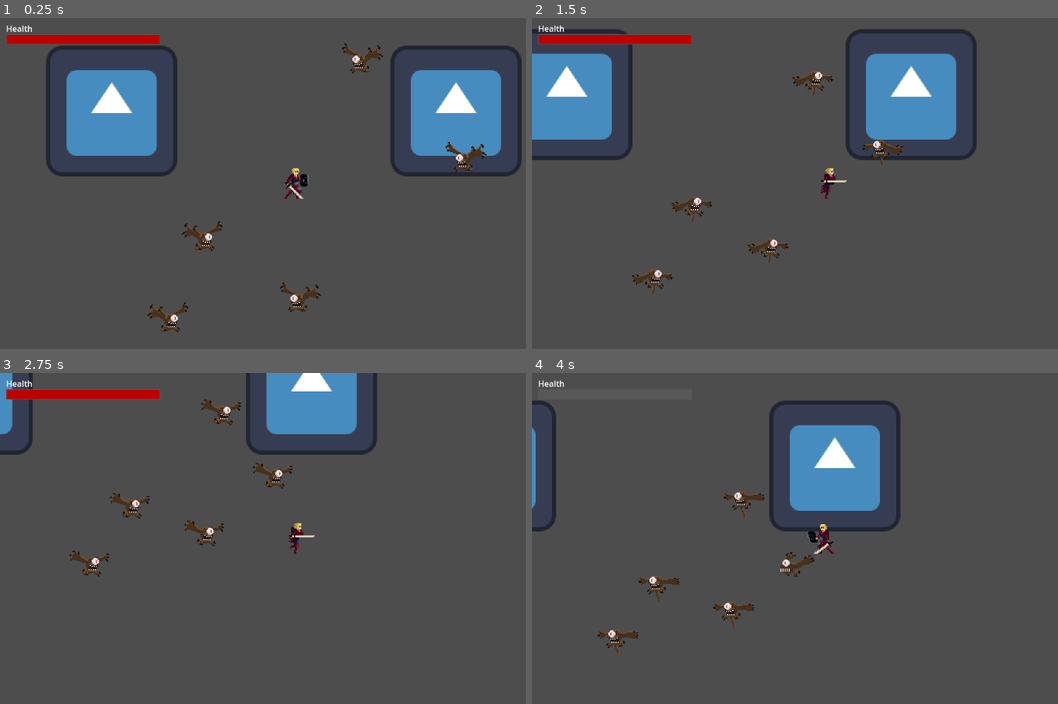
Above: before the commit, frames 1-4 (two rows, left to right).
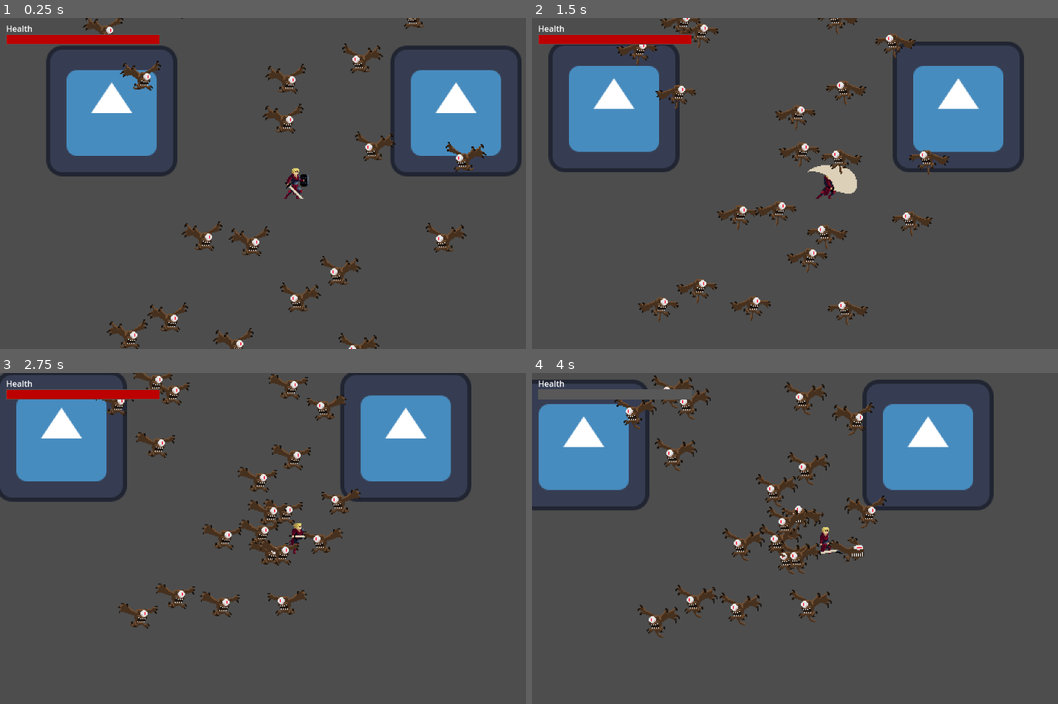
Above: after the commit, the same moments.

Repository: PolyBytes/Jame-Gam-39
Game: Godot game, scene res://Levels/Prototyping.tscn
Two runs of this game, one before a commit and one after it. Both use one fixed random seed, a clock stepped at 60 frames per second and the inputs below. The engine's default icon, where the game draws it, is replaced by a stand-in: a white triangle on a blue panel in a dark square.
Inputs (mouse positions are in pixels of both pictures, inside the frame that each line leads up to):
- Up to frame 1 (0.25 s): no input
- Up to frame 2 (1.5 s): move the mouse to (958, 166) at 0.52 s; hold D (move_right) 0.53-1.28 s; click (958, 166) at 0.6 s; move the mouse to (710, 200) at 1.27 s; hold S (move_down) from 1.28 s (still down); click (710, 200) at 1.35 s
- Up to frame 3 (2.75 s): move the mouse to (352, 465) at 2.02 s; release S (move_down) at 2.03 s; hold D (move_right) from 2.03 s (still down); click (352, 465) at 2.1 s
- Up to frame 4 (4 s): move the mouse to (795, 604) at 2.77 s; release D (move_right) at 2.78 s; hold W (move_up) 2.78-3.53 s; click (795, 604) at 2.85 s; move the mouse to (1005, 588) at 3.52 s; hold A (move_left) from 3.53 s (still down); click (1005, 588) at 3.6 s

The runs differ from the first frame. In frame 1, 2.6% of the frame differs, in the area x 15-89%, y 0-100%; in frame 2, 19%; in frame 3, 19%; in frame 4, 21%, in the area x 0-88%, y 0-86%.

Commit message:
Added Attack Animation, Refactored Flying Eye Code

Diff:
--- a/Autoloads/SpawnManager.gd
+++ b/Autoloads/SpawnManager.gd
@@ -8,7 +8,7 @@
 	spawn_wave()
 
 func spawn_wave():
-	for i in range(5):
+	for i in range(20):
 		var enemy = flying_eye.instantiate()
 
 		enemy.position.x = randi_range(-200, 200)
--- /dev/null
+++ b/Enemies/Base/Enemy.gd
@@ -0,0 +1 @@
+class_name Enemy extends Area2D
--- a/Enemies/Flying-Eye/FlyingEye.gd
+++ b/Enemies/Flying-Eye/FlyingEye.gd
@@ -1,4 +1,4 @@
-extends Area2D
+extends Enemy
 
 @onready var animation_tree: AnimationTree = $AnimationTree
 @onready var animation_state = animation_tree.get("parameters/playback")
@@ -13,36 +13,27 @@
 var min_sprite_orientation_distance: float = 0
 var velocity: Vector2 = Vector2.ZERO
 var target_player: CharacterBody2D
+var distance_to_target: float
 
 func _ready():
 	target_player = get_tree().get_first_node_in_group("player")
 
 func _process(delta):
+	handle_player_targeting(delta)
+	handle_attacking()
+
+func handle_player_targeting(delta: float):
 	if not target_player:
 		return
 
 	var movement_direction: Vector2 = position.direction_to(target_player.position)
-	var distance_to_target: float = position.distance_to(target_player.position)
+	distance_to_target = position.distance_to(target_player.position)
 
 	if distance_to_target > min_sprite_orientation_distance:
 		if target_player.is_slain:
 			$Sprite2D.flip_h = false if movement_direction.x < 0 else true
 		else:
 			$Sprite2D.flip_h = true if movement_direction.x < 0 else false
-
-	#var look_position: Vector2 = target_player.position
-	#
-	#if $Sprite2D.flip_h:
-		#look_position.x = -look_position.x
-	#else:
-		#look_position.x = abs(look_position.x)
-	#
-	#look_at(look_position)
-
-	if distance_to_target < attack_distance:
-		if attack_cooldown.time_left == 0:
-			attack_cooldown.start()
-			animation_state.travel("attack")
 
 	if animation_state.get_current_node() == "idle":
 		velocity = movement_direction * movement_speed * delta
@@ -55,6 +46,12 @@
 			elif distance_to_target < too_close_distance:
 				position -= velocity
 
+func handle_attacking():
+	if distance_to_target > attack_distance:
+		if attack_cooldown.time_left == 0:
+			attack_cooldown.start()
+			animation_state.travel("attack")
+
 	if attack_can_hit:
 		if overlaps_body(target_player):
 			target_player.take_damage(attack_damage)
--- a/Player/Player.gd
+++ b/Player/Player.gd
@@ -50,6 +50,10 @@
 	if input_vector.length() == 0:
 		return
 
+	if animation_state.get_current_node() == "attack":
+		velocity = Vector2.ZERO
+		return
+
 	velocity = velocity + (input_vector.normalized() * ACCELERATION * delta)
 
 	if velocity.length() > MAX_VELOCITY:
@@ -58,6 +62,10 @@
 func handle_animation_states():
 	if is_slain:
 		animation_state.travel("death")
+		return
+
+	if Input.is_action_just_pressed("attack_primary"):
+		animation_state.travel("attack")
 		return
 
 	if velocity.length() > 0:
--- a/Player/Player.tscn
+++ b/Player/Player.tscn
@@ -1,8 +1,40 @@
-[gd_scene load_steps=26 format=3 uid="uid://wtvoou0ci41m"]
+[gd_scene load_steps=32 format=3 uid="uid://wtvoou0ci41m"]
 
 [ext_resource type="Script" path="res://Player/Player.gd" id="1_ojtx6"]
 [ext_resource type="PackedScene" uid="uid://b3kfblmkpt121" path="res://Player/HUD.tscn" id="2_b6hyq"]
 [ext_resource type="Texture2D" uid="uid://d3k7sj3qdya0p" path="res://Player/Player-Sprite-Sheet.png" id="2_p5cep"]
+
+[sub_resource type="Animation" id="Animation_lhudw"]
+resource_name = "block"
+length = 0.7
+tracks/0/type = "value"
+tracks/0/imported = false
+tracks/0/enabled = true
+tracks/0/path = NodePath(".:frame")
+tracks/0/interp = 1
+tracks/0/loop_wrap = true
+tracks/0/keys = {
+"times": PackedFloat32Array(0, 0.1, 0.2, 0.3, 0.4, 0.5, 0.6),
+"transitions": PackedFloat32Array(1, 1, 1, 1, 1, 1, 1),
+"update": 1,
+"values": [60, 61, 62, 63, 64, 65, 66]
+}
+
+[sub_resource type="Animation" id="Animation_7d3rb"]
+resource_name = "death"
+length = 1.5
+tracks/0/type = "value"
+tracks/0/imported = false
+tracks/0/enabled = true
+tracks/0/path = NodePath(".:frame")
+tracks/0/interp = 1
+tracks/0/loop_wrap = true
+tracks/0/keys = {
+"times": PackedFloat32Array(0, 0.1, 0.2, 0.3, 0.4, 0.5, 0.6, 0.7, 0.8, 0.9, 1, 1.1, 1.2, 1.3, 1.4),
+"transitions": PackedFloat32Array(1, 1, 1, 1, 1, 1, 1, 1, 1, 1, 1, 1, 1, 1, 1),
+"update": 1,
+"values": [30, 31, 32, 33, 34, 35, 36, 37, 38, 39, 40, 41, 42, 43, 44]
+}
 
 [sub_resource type="Animation" id="Animation_uqhs0"]
 resource_name = "idle"
@@ -21,6 +53,22 @@
 "values": [0, 1, 2, 3, 4, 5, 6, 7, 8, 9, 10, 11, 12, 13, 14]
 }
 
+[sub_resource type="Animation" id="Animation_hh18d"]
+resource_name = "roll"
+length = 1.5
+tracks/0/type = "value"
+tracks/0/imported = false
+tracks/0/enabled = true
+tracks/0/path = NodePath(".:frame")
+tracks/0/interp = 1
+tracks/0/loop_wrap = true
+tracks/0/keys = {
+"times": PackedFloat32Array(0, 0.1, 0.2, 0.3, 0.4, 0.5, 0.6, 0.7, 0.8, 0.9, 1, 1.1, 1.2, 1.3, 1.4),
+"transitions": PackedFloat32Array(1, 1, 1, 1, 1, 1, 1, 1, 1, 1, 1, 1, 1, 1, 1),
+"update": 1,
+"values": [45, 46, 47, 48, 49, 50, 51, 52, 53, 54, 55, 56, 57, 58, 59]
+}
+
 [sub_resource type="Animation" id="Animation_g5cwd"]
 resource_name = "run"
 length = 0.8
@@ -38,56 +86,25 @@
 "values": [15, 16, 17, 18, 19, 20, 21, 22]
 }
 
-[sub_resource type="Animation" id="Animation_hh18d"]
-resource_name = "roll"
-length = 1.5
-tracks/0/type = "value"
-tracks/0/imported = false
-tracks/0/enabled = true
-tracks/0/path = NodePath(".:frame")
-tracks/0/interp = 1
-tracks/0/loop_wrap = true
-tracks/0/keys = {
-"times": PackedFloat32Array(0, 0.1, 0.2, 0.3, 0.4, 0.5, 0.6, 0.7, 0.8, 0.9, 1, 1.1, 1.2, 1.3, 1.4),
-"transitions": PackedFloat32Array(1, 1, 1, 1, 1, 1, 1, 1, 1, 1, 1, 1, 1, 1, 1),
-"update": 1,
-"values": [45, 46, 47, 48, 49, 50, 51, 52, 53, 54, 55, 56, 57, 58, 59]
-}
-
-[sub_resource type="Animation" id="Animation_7d3rb"]
-resource_name = "death"
-length = 1.5
-tracks/0/type = "value"
-tracks/0/imported = false
-tracks/0/enabled = true
-tracks/0/path = NodePath(".:frame")
-tracks/0/interp = 1
-tracks/0/loop_wrap = true
-tracks/0/keys = {
-"times": PackedFloat32Array(0, 0.1, 0.2, 0.3, 0.4, 0.5, 0.6, 0.7, 0.8, 0.9, 1, 1.1, 1.2, 1.3, 1.4),
-"transitions": PackedFloat32Array(1, 1, 1, 1, 1, 1, 1, 1, 1, 1, 1, 1, 1, 1, 1),
-"update": 1,
-"values": [30, 31, 32, 33, 34, 35, 36, 37, 38, 39, 40, 41, 42, 43, 44]
-}
-
-[sub_resource type="Animation" id="Animation_lhudw"]
-resource_name = "block"
-length = 0.7
-tracks/0/type = "value"
-tracks/0/imported = false
-tracks/0/enabled = true
-tracks/0/path = NodePath(".:frame")
-tracks/0/interp = 1
-tracks/0/loop_wrap = true
-tracks/0/keys = {
-"times": PackedFloat32Array(0, 0.1, 0.2, 0.3, 0.4, 0.5, 0.6),
-"transitions": PackedFloat32Array(1, 1, 1, 1, 1, 1, 1),
-"update": 1,
-"values": [60, 61, 62, 63, 64, 65, 66]
+[sub_resource type="Animation" id="Animation_ndr3j"]
+resource_name = "attack"
+length = 0.4
+tracks/0/type = "value"
+tracks/0/imported = false
+tracks/0/enabled = true
+tracks/0/path = NodePath(".:frame")
+tracks/0/interp = 1
+tracks/0/loop_wrap = true
+tracks/0/keys = {
+"times": PackedFloat32Array(0, 0.1, 0.2, 0.3),
+"transitions": PackedFloat32Array(1, 1, 1, 1),
+"update": 1,
+"values": [75, 76, 77, 78]
 }
 
 [sub_resource type="AnimationLibrary" id="AnimationLibrary_f48eo"]
 _data = {
+"attack": SubResource("Animation_ndr3j"),
 "block": SubResource("Animation_lhudw"),
 "death": SubResource("Animation_7d3rb"),
 "idle": SubResource("Animation_uqhs0"),
@@ -95,6 +112,9 @@
 "run": SubResource("Animation_g5cwd")
 }
 
+[sub_resource type="AnimationNodeAnimation" id="AnimationNodeAnimation_1qsdn"]
+animation = &"attack"
+
 [sub_resource type="AnimationNodeAnimation" id="AnimationNodeAnimation_puirw"]
 animation = &"block"
 
@@ -124,28 +144,41 @@
 [sub_resource type="AnimationNodeStateMachineTransition" id="AnimationNodeStateMachineTransition_ngpva"]
 switch_mode = 2
 
-[sub_resource type="AnimationNodeStateMachineTransition" id="AnimationNodeStateMachineTransition_ear6v"]
-switch_mode = 2
+[sub_resource type="AnimationNodeStateMachineTransition" id="AnimationNodeStateMachineTransition_u0adj"]
 
 [sub_resource type="AnimationNodeStateMachineTransition" id="AnimationNodeStateMachineTransition_84h0b"]
 switch_mode = 2
 
-[sub_resource type="AnimationNodeStateMachineTransition" id="AnimationNodeStateMachineTransition_u0adj"]
+[sub_resource type="AnimationNodeStateMachineTransition" id="AnimationNodeStateMachineTransition_fe1ex"]
+switch_mode = 2
+advance_mode = 2
+
+[sub_resource type="AnimationNodeStateMachineTransition" id="AnimationNodeStateMachineTransition_q6mlm"]
+
+[sub_resource type="AnimationNodeStateMachineTransition" id="AnimationNodeStateMachineTransition_bmw5a"]
+switch_mode = 2
+
+[sub_resource type="AnimationNodeStateMachineTransition" id="AnimationNodeStateMachineTransition_i3u0f"]
+switch_mode = 2
+
+[sub_resource type="AnimationNodeStateMachineTransition" id="AnimationNodeStateMachineTransition_pv37r"]
 
 [sub_resource type="AnimationNodeStateMachine" id="AnimationNodeStateMachine_noype"]
 states/End/position = Vector2(606, 100)
 states/Start/position = Vector2(307, 11)
+states/attack/node = SubResource("AnimationNodeAnimation_1qsdn")
+states/attack/position = Vector2(207, 64)
 states/block/node = SubResource("AnimationNodeAnimation_puirw")
-states/block/position = Vector2(307, 316)
+states/block/position = Vector2(307, 245)
 states/death/node = SubResource("AnimationNodeAnimation_cprqd")
 states/death/position = Vector2(464, 100)
 states/idle/node = SubResource("AnimationNodeAnimation_mg84u")
 states/idle/position = Vector2(307, 100)
 states/roll/node = SubResource("AnimationNodeAnimation_s2fhv")
-states/roll/position = Vector2(464, 255)
+states/roll/position = Vector2(411, 207)
 states/run/node = SubResource("AnimationNodeAnimation_t2lif")
-states/run/position = Vector2(153, 255)
-transitions = ["Start", "idle", SubResource("AnimationNodeSt …(363 unchanged characters)… onNodeStateMachineTransition_ngpva"), "roll", "idle", SubResource("AnimationNodeStateMachineTransition_ear6v"), "block", "idle", SubResource("AnimationNodeStateMachineTransition_84h0b"), "run", "idle", SubResource("AnimationNodeStateMachineTransition_u0adj")]
+states/run/position = Vector2(207, 207)
+transitions = ["Start", "idle", SubResource("AnimationNodeSt …(363 unchanged characters)… onNodeStateMachineTransition_ngpva"), "run", "idle", SubResource("AnimationNodeStateMachineTransition_u0adj"), "block", "idle", SubResource("AnimationNodeStateMachineTransition_84h0b"), "roll", "idle", SubResource("AnimationNodeStateMachineTransition_fe1ex"), "idle", "attack", SubResource("AnimationNodeStateMachineTransition_q6mlm"), "attack", "idle", SubResource("AnimationNodeStateMachineTransition_bmw5a"), "attack", "run", SubResource("AnimationNodeStateMachineTransition_i3u0f"), "run", "attack", SubResource("AnimationNodeStateMachineTransition_pv37r")]
 
 [sub_resource type="RectangleShape2D" id="RectangleShape2D_o4jsr"]
 size = Vector2(11, 23)
@@ -158,8 +191,8 @@
 position = Vector2(-2, 3)
 texture = ExtResource("2_p5cep")
 hframes = 15
-vframes = 5
-frame = 7
+vframes = 6
+frame = 78
 metadata/_edit_lock_ = true
 
 [node name="AnimationPlayer" type="AnimationPlayer" parent="."]
Binary file changed: Player/Player-Sprite-Sheet.png
